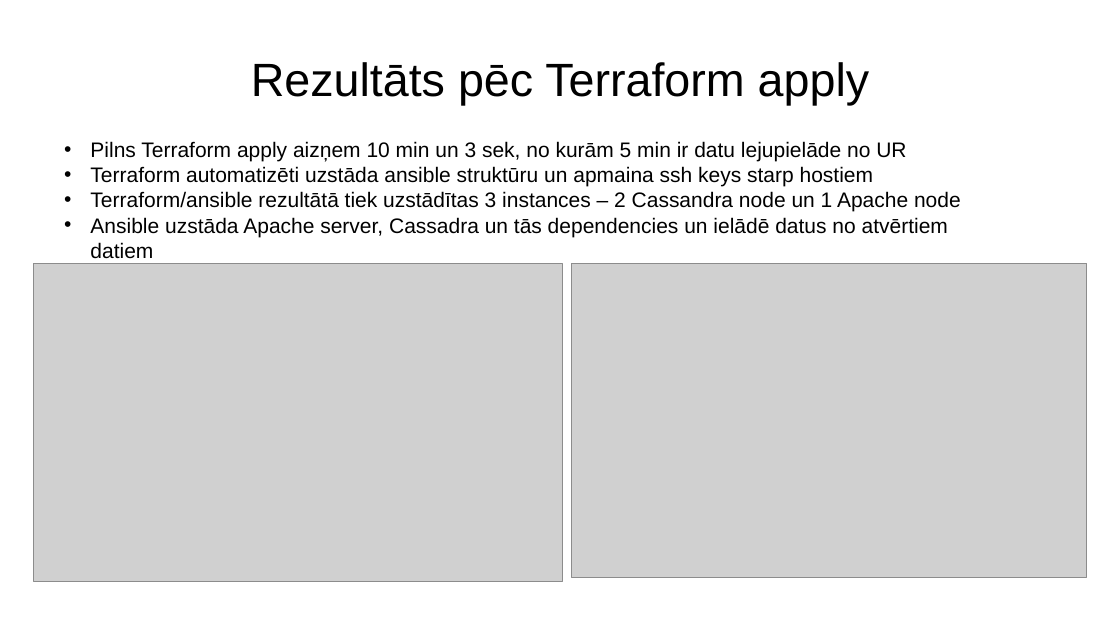
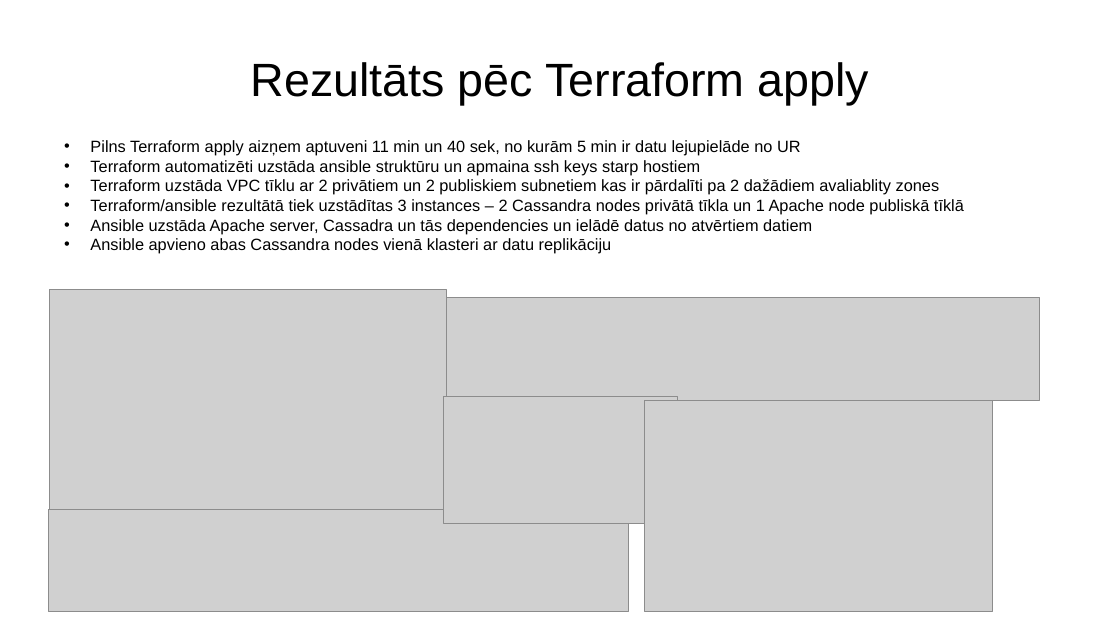
Before and after one commit to DitaGabalina/devops_db_group, a slide deck: slide 23 of docs/Slaidi.2022.07.04_v2.pptx (slide 21 before the commit). Drawn at 1120x630 pixels with LibreOffice and Linux fonts; fonts in the diff are those of the drawing; grey boxes stand for pictures. Boxes give left, top, right and bottom in pixels: in the first picture for what was removed or moved away, otherwise in the second. Text is boxed around its words. In the diff, an @@ line names an element or a change of style, - is before the commit and + after.

Commit message:
Added info about updated structure and Casandra node clustering
• Added info about updated structure and Casandra node clustering

```diff
--- a/docs/Slaidi.2022.07.04_v2.pptx
+++ b/docs/Slaidi.2022.07.04_v2.pptx
@@ text at bbox=[90, 140, 801, 156]: text changed; size 18 to 14 pt @@
-• Pilns Terraform apply aizņem 10 min un 3 sek, no kurām 5 min ir datu lejupielāde no UR
+• Pilns Terraform apply aizņem aptuveni 11 min un 40 sek, no kurām 5 min ir datu lejupielāde no UR
@@ text at bbox=[90, 179, 964, 215]: text changed; size 18 to 14 pt @@
-• Terraform/ansible rezultātā tiek uzstādītas 3 instances – 2 Cassandra node un 1 Apache node
+• Terraform uzstāda VPC tīklu ar 2 privātiem un 2 publiskiem subnetiem kas ir pārdalīti pa 2 dažādiem avaliablity zones
+• Terraform/ansible rezultātā tiek uzstādītas 3 instances – 2 Cassandra nodes privātā tīkla un 1 Apache node publiskā tīklā
@@ text at bbox=[90, 160, 812, 234]: size 18 to 14 pt in "Terraform automatizēti uzstāda ansible struktūru un apmaina ...", "Ansible uzstāda Apache server, Cassadra un tās ..." @@
@@ text at bbox=[90, 238, 612, 254]: paragraph added @@
+• Ansible apvieno abas Cassandra nodes vienā klasteri ar datu replikāciju
@@ picture: place and size @@
-picture at bbox=[33, 263, 562, 581]
+picture at bbox=[50, 289, 446, 513]
@@ picture added at bbox=[446, 297, 1040, 400] @@
@@ picture added at bbox=[444, 397, 678, 523] @@
@@ picture: place and size @@
-picture at bbox=[572, 263, 1087, 577]
+picture at bbox=[645, 400, 992, 612]
@@ picture added at bbox=[49, 510, 628, 612] @@
```
Also in this commit, not shown: 15 other slides changed, 3 slides added, 1 slide removed, 1 other file.
